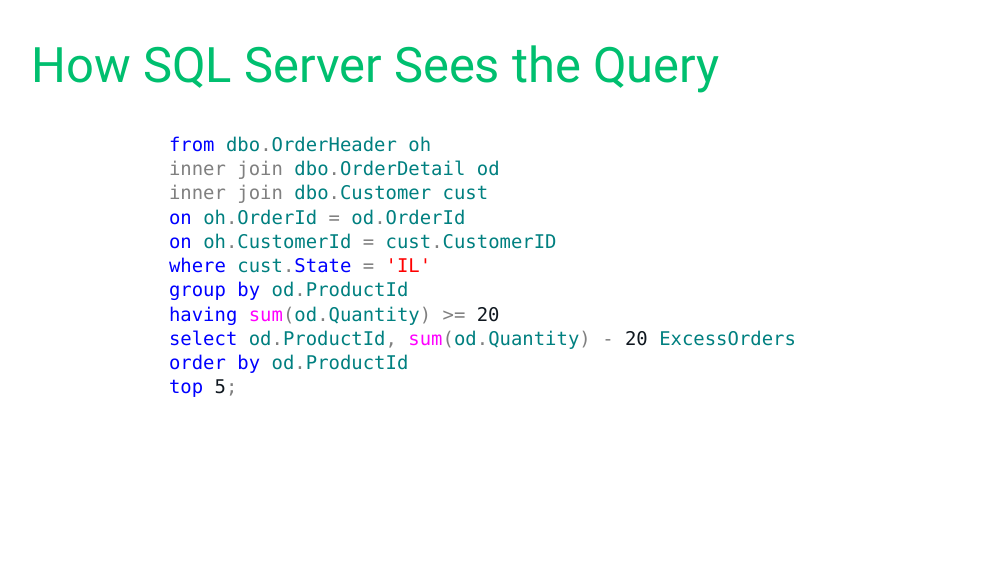
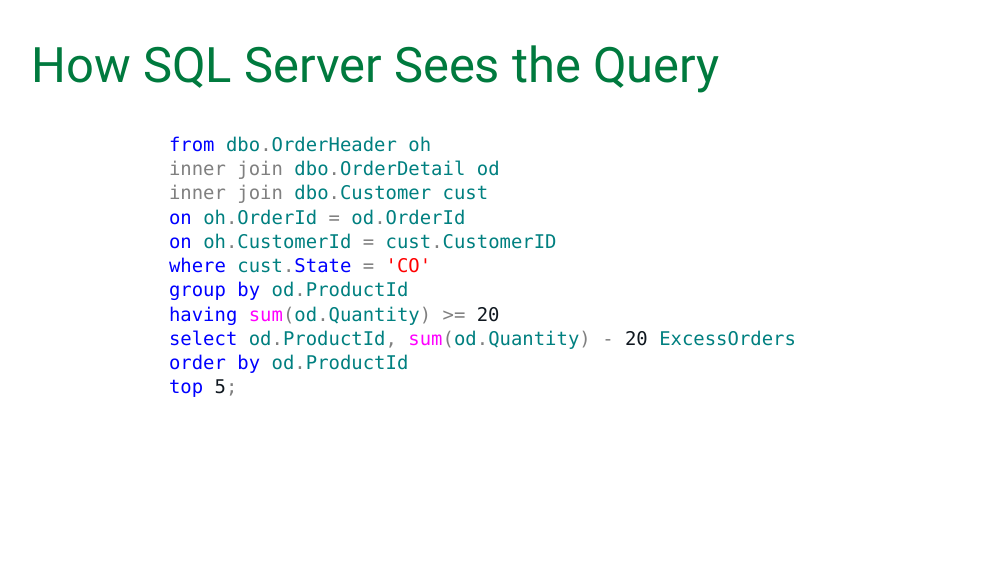
Before and after one commit to tf3604/OptimizerPresentation, a slide deck: slide 20 of Optimizer.pptx (slide 19 before the commit). Drawn at 1008x567 pixels with LibreOffice and Linux fonts; fonts in the diff are those of the drawing; background and template pictures are left out. Boxes give left, top, right and bottom in pixels: in the first picture for what was removed or moved away, otherwise in the second. Text is boxed around its words. In the diff, an @@ line names an element or a change of style, - is before the commit and + after.

```diff
--- a/Optimizer.pptx
+++ b/Optimizer.pptx
@@ title "How SQL Server Sees the ..." at box(32, 45, 720, 93): text colour #00BF6F to #007A3E @@
@@ text at box(169, 257, 432, 273): text changed @@
-where cust.State = 'IL'
+where cust.State = 'CO'
```
Also in this commit, not shown: 62 other slides changed, 1 slide added.
